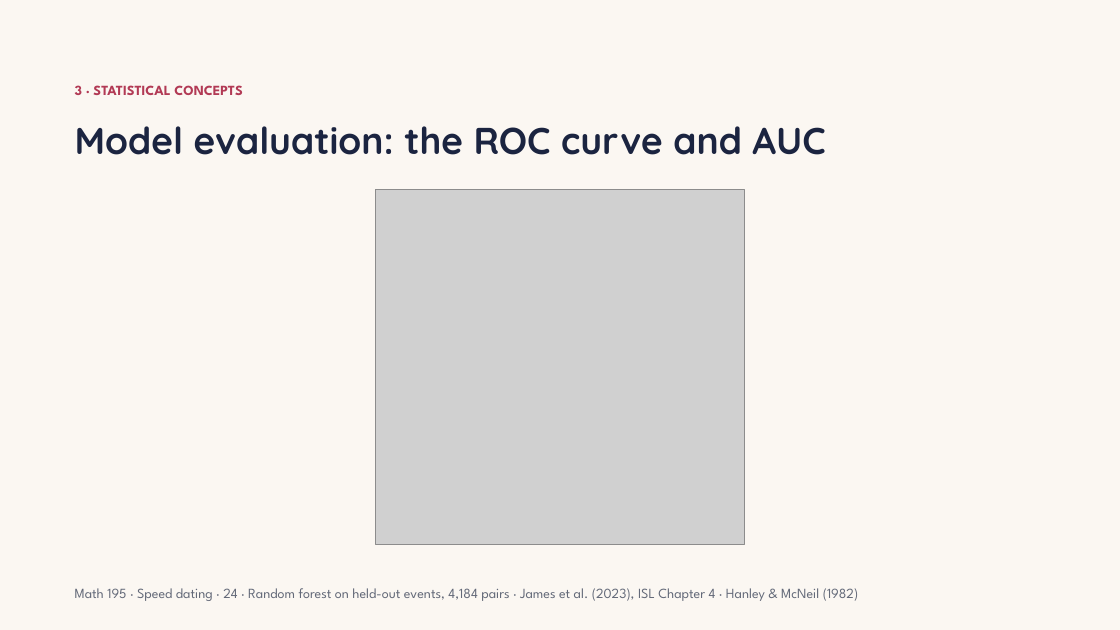
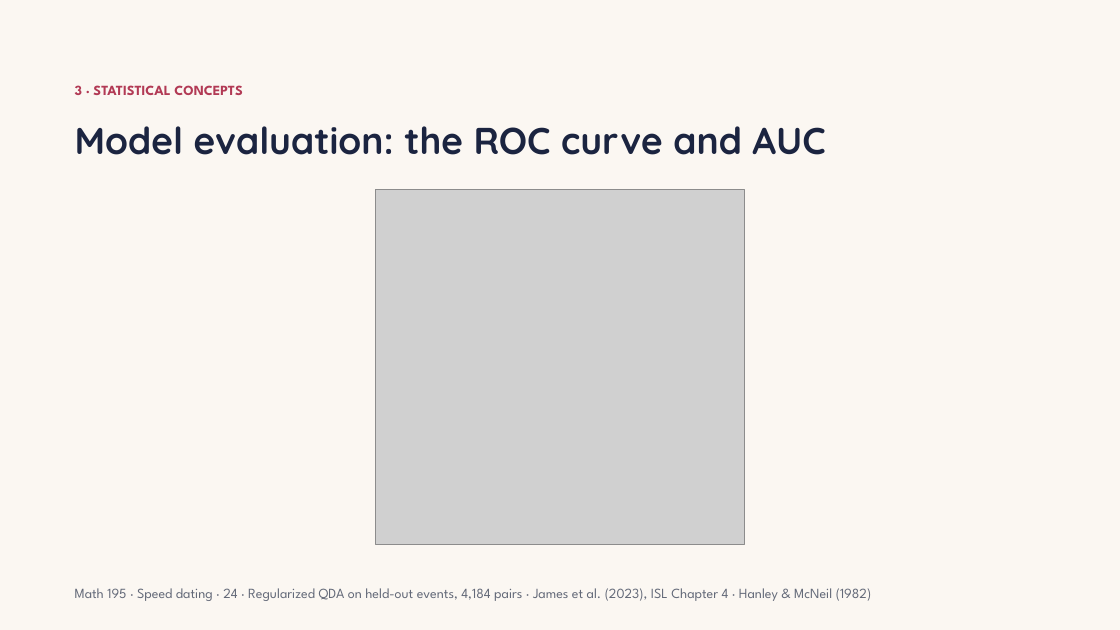
Before and after one commit to Abraham-y/math195-speed-dating, a slide deck: slide 24 of results/report_deck_fixed.pptx. Drawn at 1120x630 pixels with LibreOffice and Linux fonts; fonts in the diff are those of the drawing; grey boxes stand for pictures. Boxes give left, top, right and bottom in pixels: in the first picture for what was removed or moved away, otherwise in the second. Text is boxed around its words. In the diff, an @@ line names an element or a change of style, - is before the commit and + after.

```diff
--- a/results/report_deck_fixed.pptx
+++ b/results/report_deck_fixed.pptx
@@ text at bbox=[75, 588, 871, 601]: text changed @@
-Math 195 · Speed dating · 24 · Random forest on held-out events, 4,184 pairs · James et al. (2023), ISL Chapter 4 · Hanley & McNeil (1982)
+Math 195 · Speed dating · 24 · Regularized QDA on held-out events, 4,184 pairs · James et al. (2023), ISL Chapter 4 · Hanley & McNeil (1982)
```
Also in this commit, not shown: 2 other slides changed, 7 other files.
